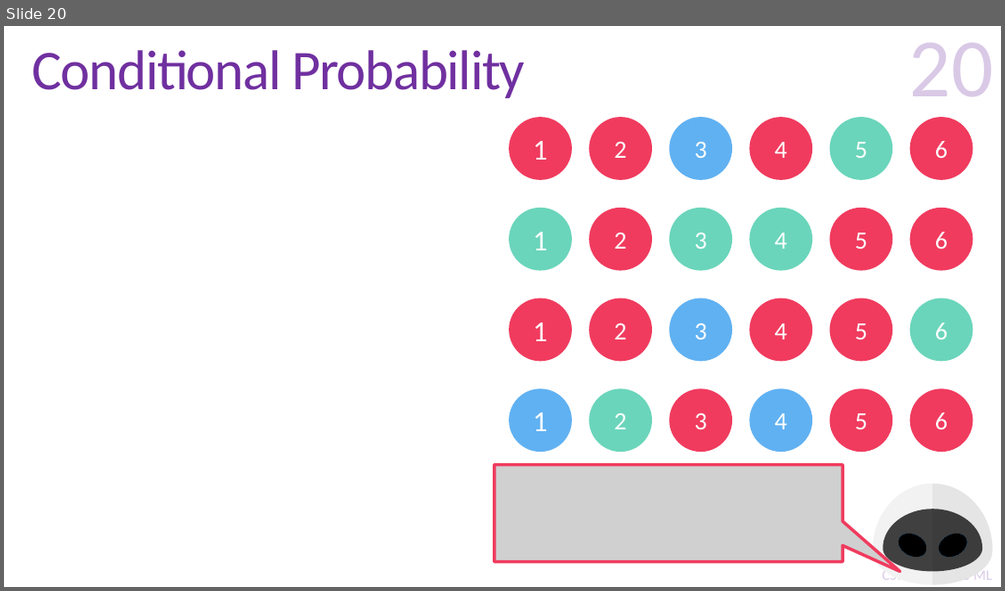
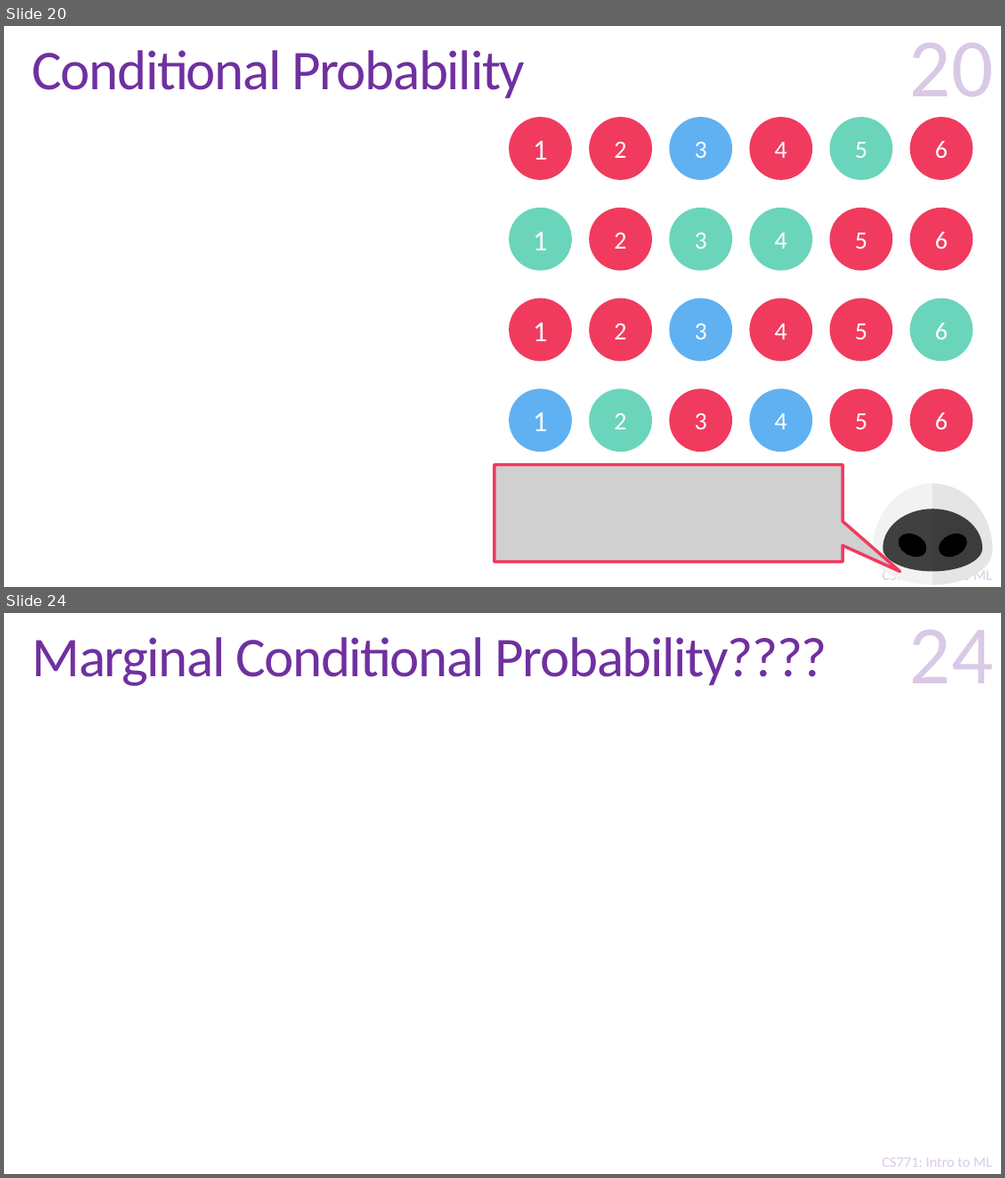
Before and after one commit to purushottamkar/ml19-20w, a slide deck: lecture_slides/12_Probability Refresher.pptx. Shown one above the other, each under a label of ours: slide 20 before the commit, slides 20 and 24 after it; the slides between them are not shown. The pictures are 1005x591 and 1005x1178 pixels, drawn with LibreOffice and Linux fonts; fonts in the diff are those of the drawing; grey boxes stand for pictures; background and template pictures are left out. Boxes give left, top, right and bottom in pixels: in the first picture for what was removed or moved away, otherwise in the second. Text is boxed around its words. In the diff, an @@ line names an element or a change of style, - is before the commit and + after.

```diff
--- a/lecture_slides/12_Probability Refresher.pptx
+++ b/lecture_slides/12_Probability Refresher.pptx
@@ slide 24 added at box(4, 613, 1001, 1174), background #FFFFFF; not listed: 2 template elements that a slide beside it also shows @@
@@ title added at box(32, 637, 827, 686), 54 pt, text #7030A0 @@
+Marginal Conditional Probability????
@@ page number added at box(909, 630, 993, 683), 80 pt, text #7030A0 at 25% opacity @@
+24
```
Also in this commit, not shown: 8 other slides added.
